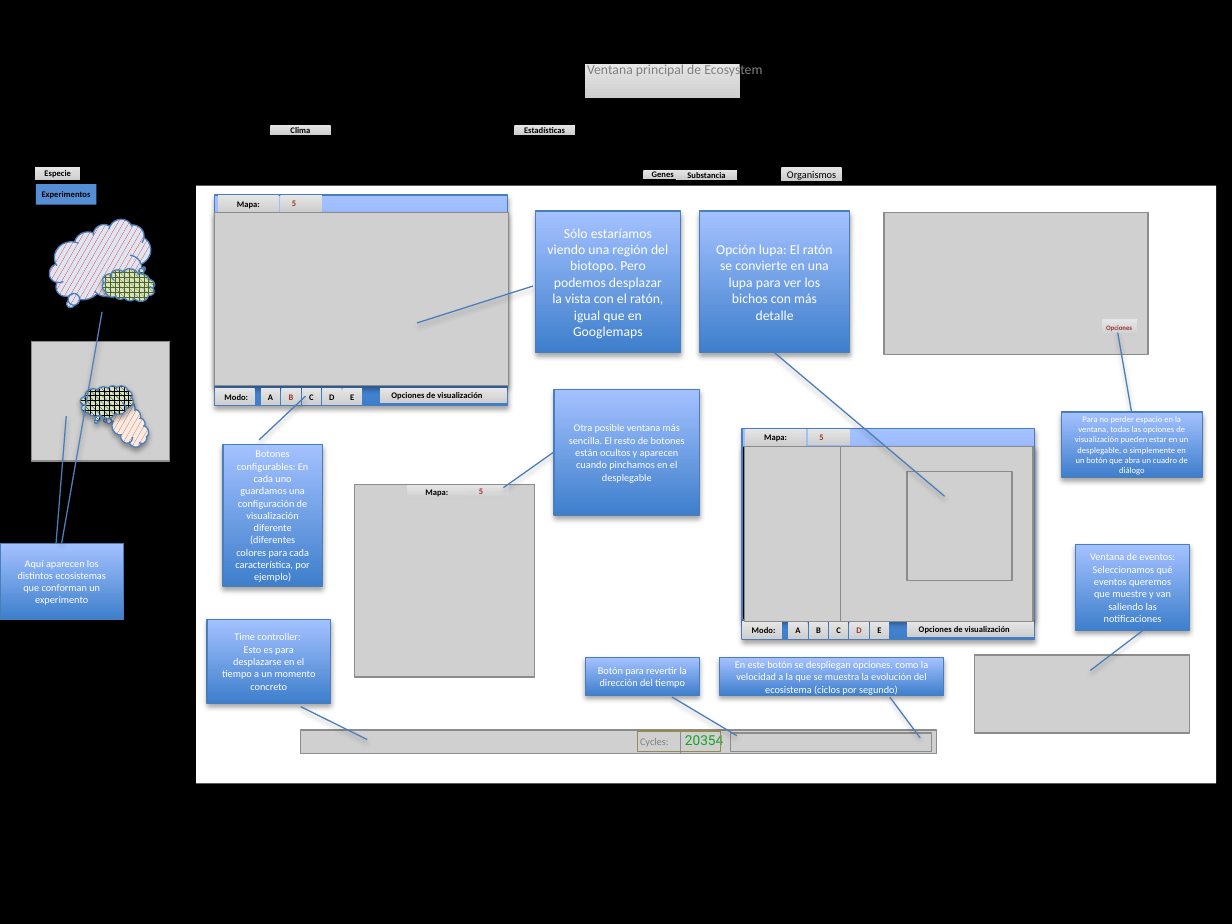
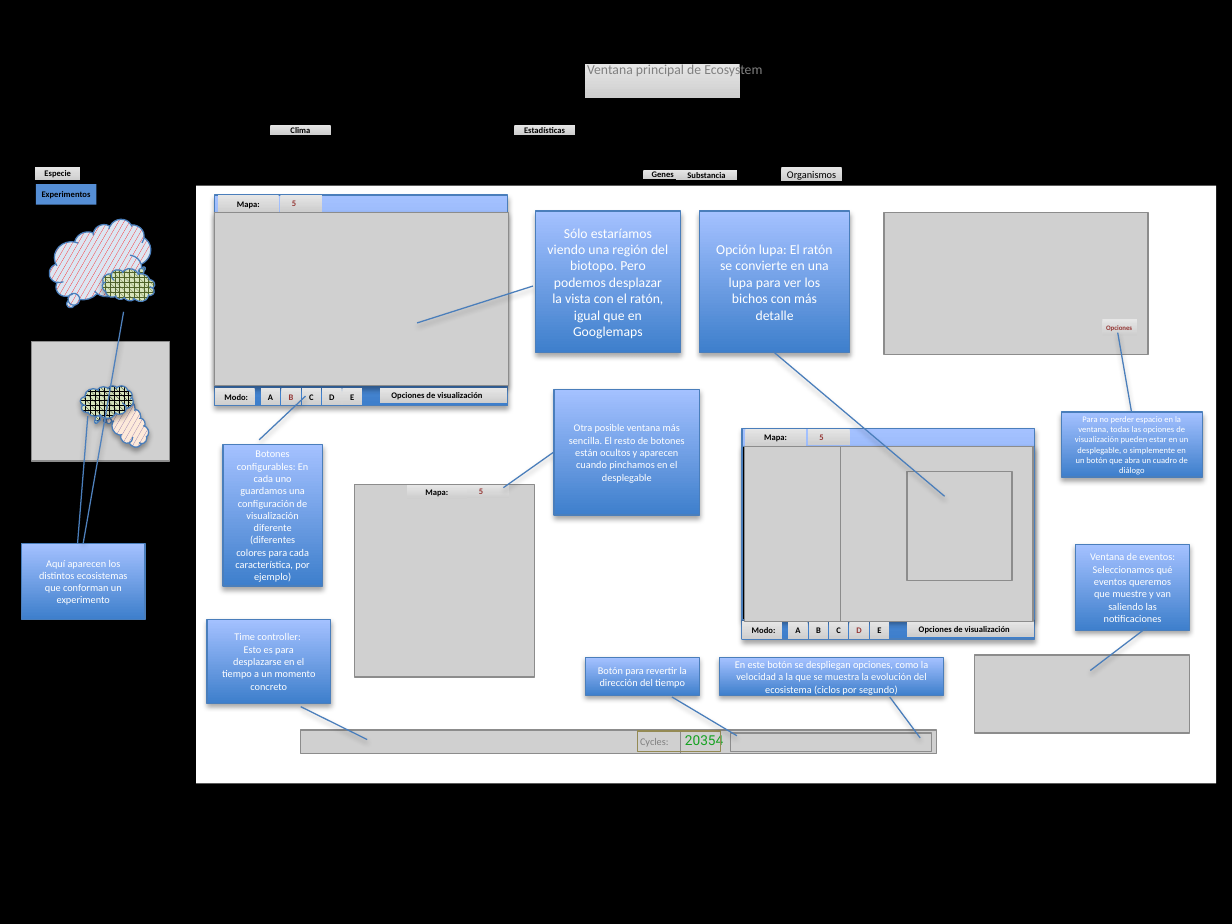
Before and after one commit to salasgar/Archivos-de-Ecosistem, a slide deck: slide 4 of Boceto 1 interfaz Ecosystem.pptx. Drawn at 1232x924 pixels with LibreOffice and Linux fonts; fonts in the diff are those of the drawing; grey boxes stand for pictures; background and template pictures are left out. Boxes give left, top, right and bottom in pixels: in the first picture for what was removed or moved away, otherwise in the second. Text is boxed around its words. In the diff, an @@ line names an element or a change of style, - is before the commit and + after.

```diff
--- a/Boceto 1 interfaz Ecosystem.pptx
+++ b/Boceto 1 interfaz Ecosystem.pptx
@@ line moved from (62, 543) - (102, 312) to (84, 543) - (123, 312) @@
@@ border callout "Aquí aparecen los distintos ecosistemas ...": place and size @@
-border callout "Aquí aparecen los distintos ecosistemas ..." at box(0, 543, 123, 620)
+border callout "Aquí aparecen los distintos ecosistemas ..." at box(21, 543, 144, 620)
```
Also in this commit, not shown: 1 slide added.
